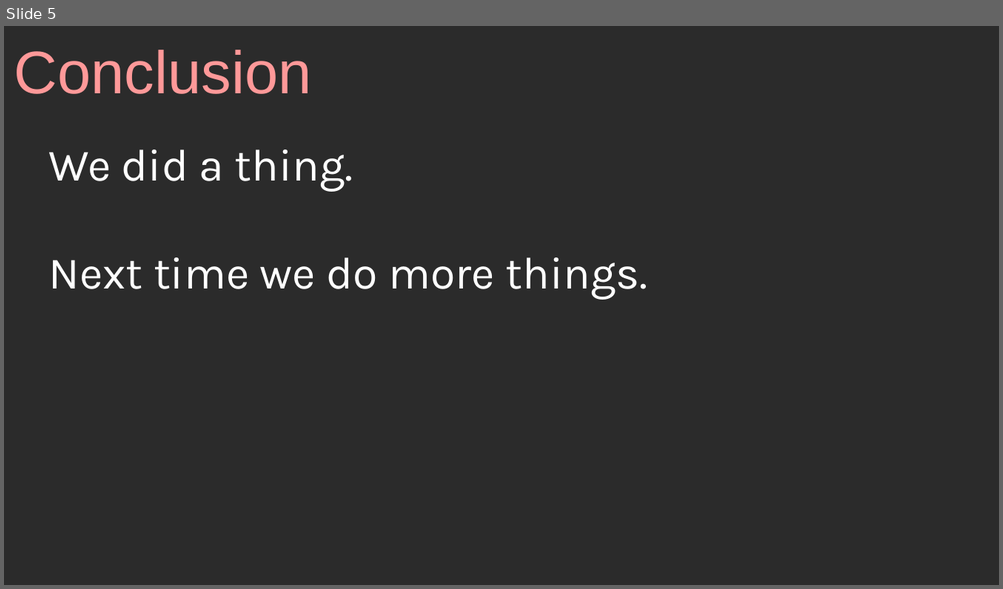
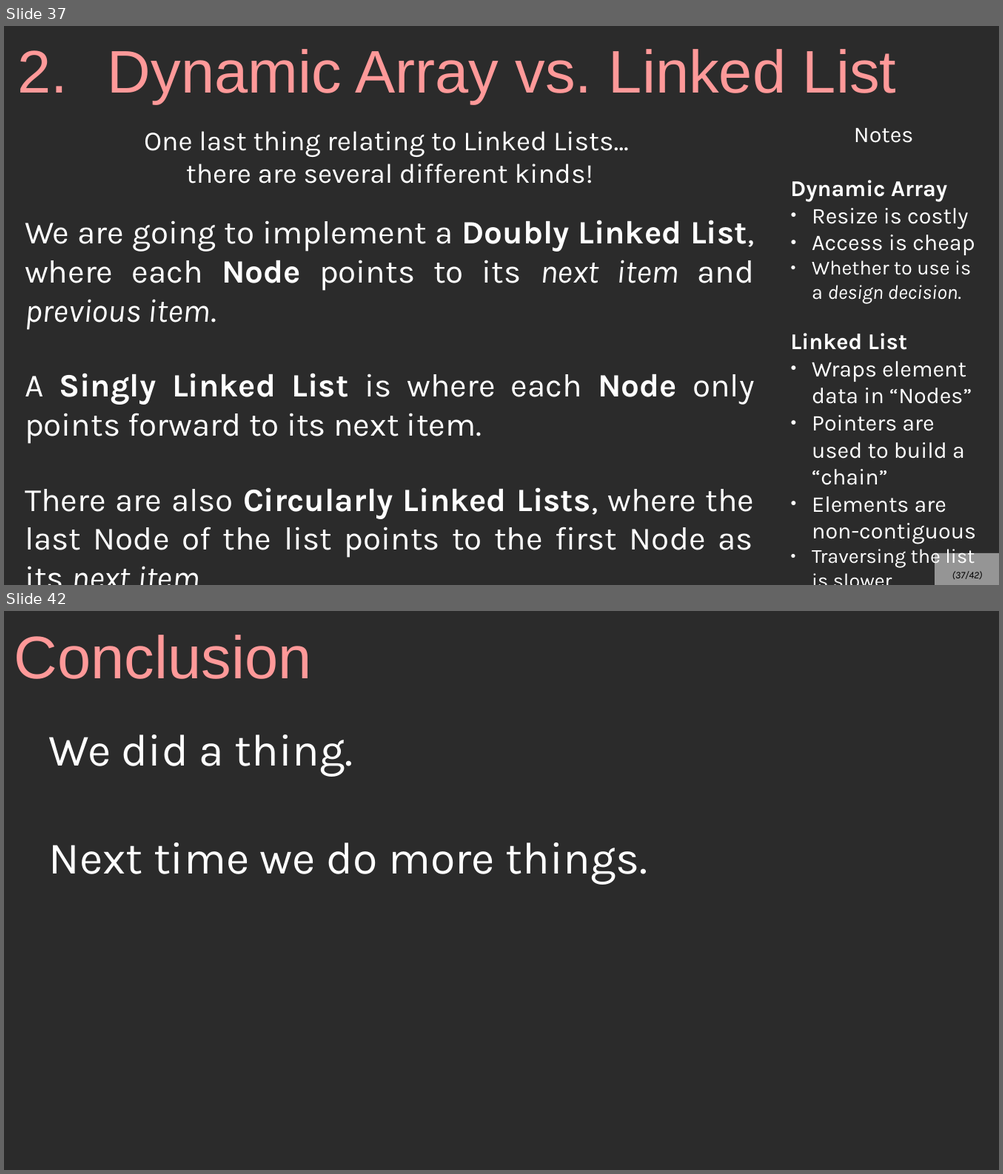
Before and after one commit to mariamhabib/CS250-Data-Structures, a slide deck: Lectures/7_Linked_Lists.odp. Shown one above the other, each under a label of ours: slide 5 before the commit, slides 37 and 42 after it; the slides between them are not shown. The pictures are 1003x589 and 1003x1174 pixels, drawn with LibreOffice and Linux fonts; fonts in the diff are those of the drawing; background and template pictures are left out; a plain dark background stands for a picture behind light text. Boxes give left, top, right and bottom in pixels: in the first picture for what was removed or moved away, otherwise in the second. Text is boxed around its words. In the diff, an @@ line names an element or a change of style, - is before the commit and + after.

```diff
--- a/Lectures/7_Linked_Lists.odp
+++ b/Lectures/7_Linked_Lists.odp
@@ slide 37 added at [4, 26, 999, 585], background picture (left out) @@
@@ title added at [17, 49, 896, 104], 48 pt, text #FF9999 @@
+2. Dynamic Array vs. Linked List
@@ text added at [25, 131, 754, 558], 26 pt, text #FFFFFF @@
+One last thing relating to Linked Lists…
+there are several different kinds!
+We are going to implement a Doubly Linked List, where each Node points to its next item and previous item.
+A Singly Linked List is where each Node only points forward to its next item.
+There are also Circularly Linked Lists, where the last Node of the list points to the first Node as its next item.
@@ text added at [790, 128, 976, 568], 18 pt, text #FFFFFF @@
+Notes
+Dynamic Array
+● Resize is costly
+● Access is cheap
+● Whether to use is a design decision.
+Linked List
+● Wraps element data in “Nodes”
+● Pointers are used to build a “chain”
+● Elements are non-contiguous
+● Traversing the list is slower
@@ page number added at [934, 554, 999, 585], fill #FFFFFF at 50% opacity, 8 pt, text #000000, italic @@
+(37/42)
@@ what was slide 5 is now slide 42 @@
```
Also in this commit, not shown: 1 slide changed, 38 other slides added, 2 slides removed.
